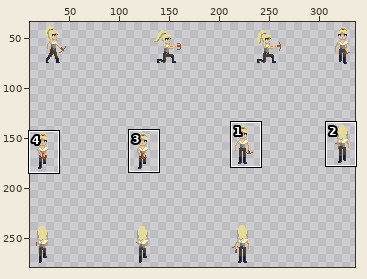
Sprite sheet: Assets/Sprites/Rue/Done anims/Bow/Crossbow_Shoot_sprite-Sheet.png. Above: a wide view before the commit, with the close-up outlined.
Close-up. First the earlier version:
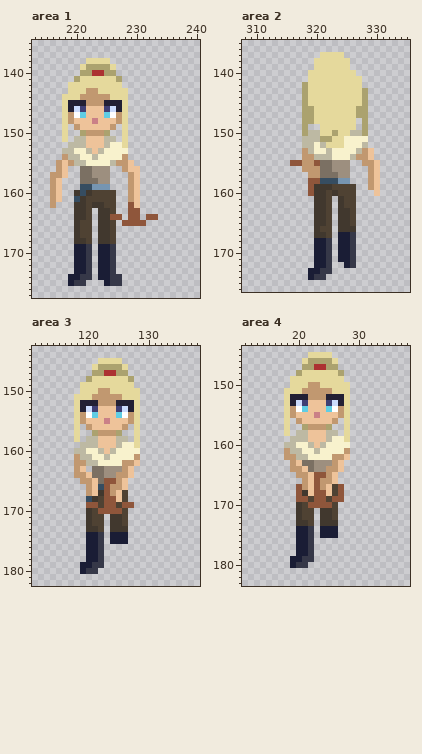
The file is 400x300 pixels. Shown: area 1: x 213..240, y 135..177; area 2: x 308..335, y 135..176; area 3: x 111..138, y 143..182; area 4: x 11..38, y 144..183. The wide view leaves out empty margins. The commit also changed other parts of the picture, which this record leaves out.
After:
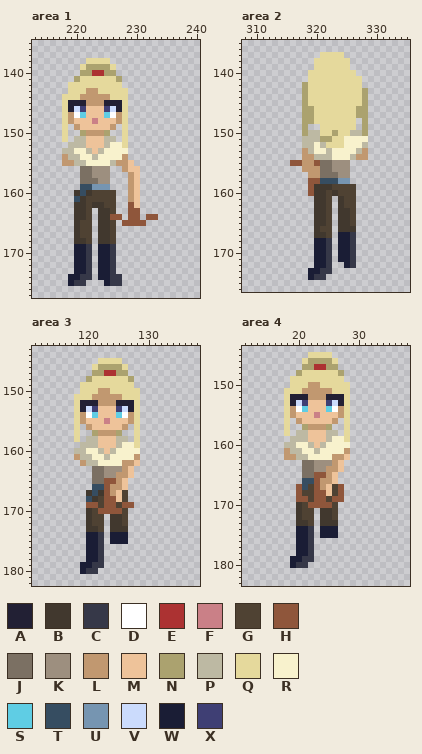
Palette (. is transparent): A #222034  B #41382e  C #363848  D #ffffff  E #ac3232  F #ca8087  G #4f4233  H #8f563b  J #7b7063  K #9d8f7f  L #c19870  M #eec39a  N #aba26f  P #bdb9a3  Q #e5d99c  R #f8f2cd  S #5fcde4  T #364d61  U #7695b1  V #cbdbfc  W #1a1d35  X #3f3f74
Changes in this commit:
{"where": "area 1"}
{"y":155,"x":217,"old":"LM","new":".L"}
{"y":156,"x":217,"old":"LM","new":".."}
{"y":157,"x":216,"old":"LLM","new":"..."}
{"y":158,"x":216,"old":"LM","new":".."}
{"y":159,"x":216,"old":"LM","new":".."}
{"y":160,"x":216,"old":"LM","new":".."}
{"y":161,"x":216,"old":"LM","new":".."}
{"y":162,"x":216,"old":"L","new":"."}
{"where": "area 2"}
{"y":153,"x":329,"old":"M","new":"."}
{"y":154,"x":329,"old":"M","new":"."}
{"y":155,"x":328,"old":"LLM","new":"..."}
{"y":156,"x":329,"old":"LM","new":".."}
{"y":157,"x":329,"old":"LM","new":".."}
{"y":158,"x":329,"old":"LM","new":".."}
{"y":159,"x":329,"old":"LM","new":".."}
{"y":160,"x":330,"old":"M","new":"."}
{"where": "area 3"}
{"y":162,"x":118,"old":"L","new":"."}
{"y":163,"x":118,"old":"LM","new":".."}
{"y":164,"x":118,"old":"LLM","new":"..."}
{"y":165,"x":119,"old":"LLM","new":"..J"}
{"y":166,"x":120,"old":"LM","new":".T"}
{"y":167,"x":120,"old":"LM","new":"BT"}
{"where": "area 4"}
{"y":163,"x":19,"old":"LM","new":".."}
{"y":164,"x":19,"old":"LLM","new":"..J"}
{"y":165,"x":20,"old":"LLM","new":".JJ"}
{"y":166,"x":21,"old":"LM","new":"TT"}
{"y":167,"x":21,"old":"LM","new":"TG"}
{"y":168,"x":21,"old":"BM","new":"GG"}
{"label":"changed","picture_box":[50,160,68,208]}
{"label":"erased","picture_box":[362,148,380,196]}
{"label":"changed","picture_box":[74,460,98,496]}
{"label":"changed","picture_box":[290,460,314,496]}
